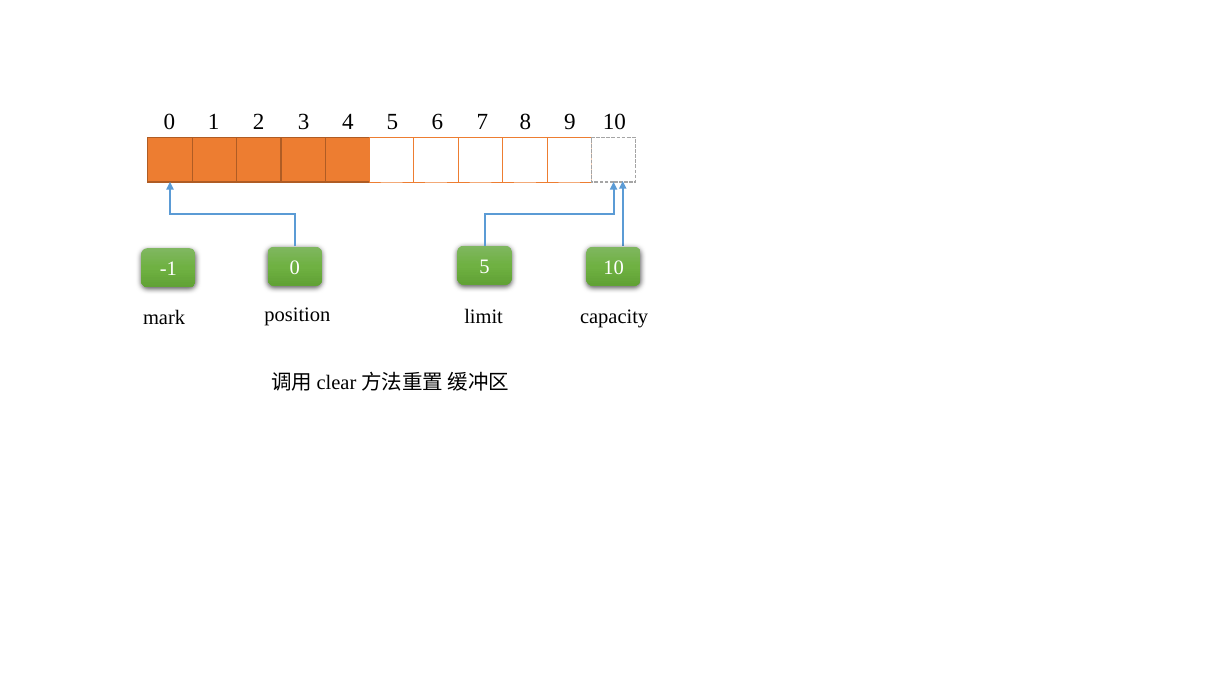
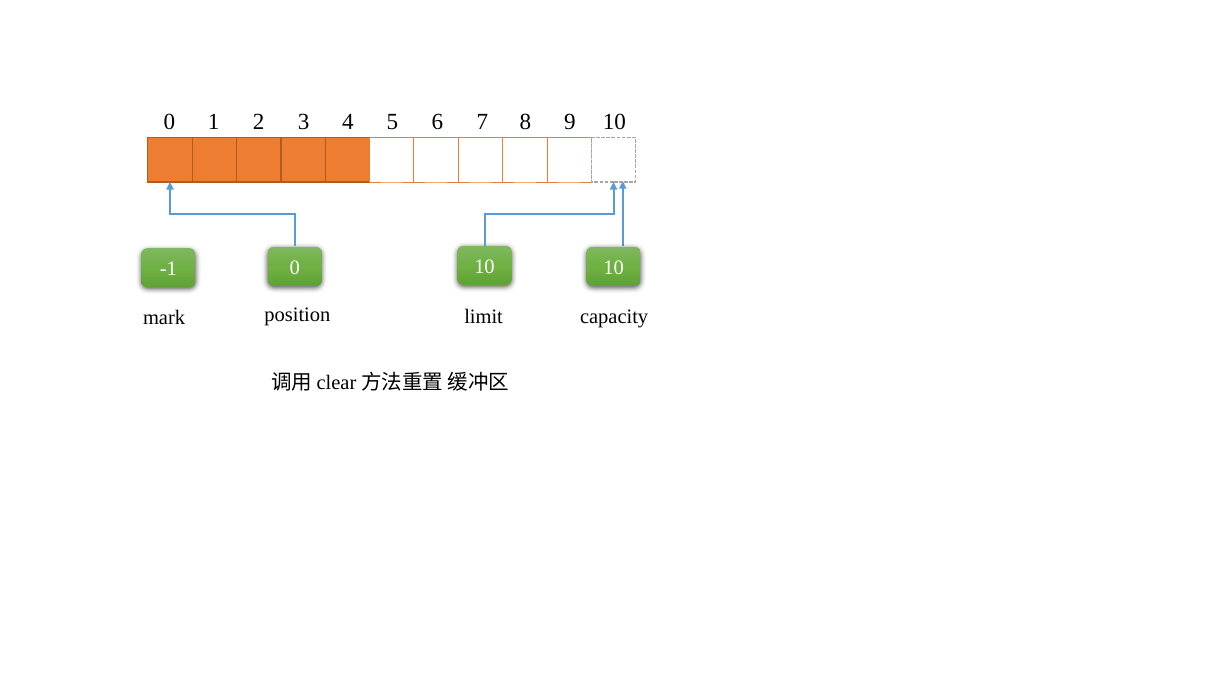
Before and after one commit to Zoaz/code-samples, a slide deck: slide 4 of chart/java/nio.pptx. Drawn at 1232x693 pixels with LibreOffice and Linux fonts; fonts in the diff are those of the drawing. Boxes give left, top, right and bottom in pixels: in the first picture for what was removed or moved away, otherwise in the second. Text is boxed around its words. In the diff, an @@ line names an element or a change of style, - is before the commit and + after.

```diff
--- a/chart/java/nio.pptx
+++ b/chart/java/nio.pptx
@@ text in rounded rectangle at (x1=474, y1=259, x2=494, y2=273): text changed @@
-5
+10
```
Also in this commit, not shown: 1 other slide changed, 2 other files.
